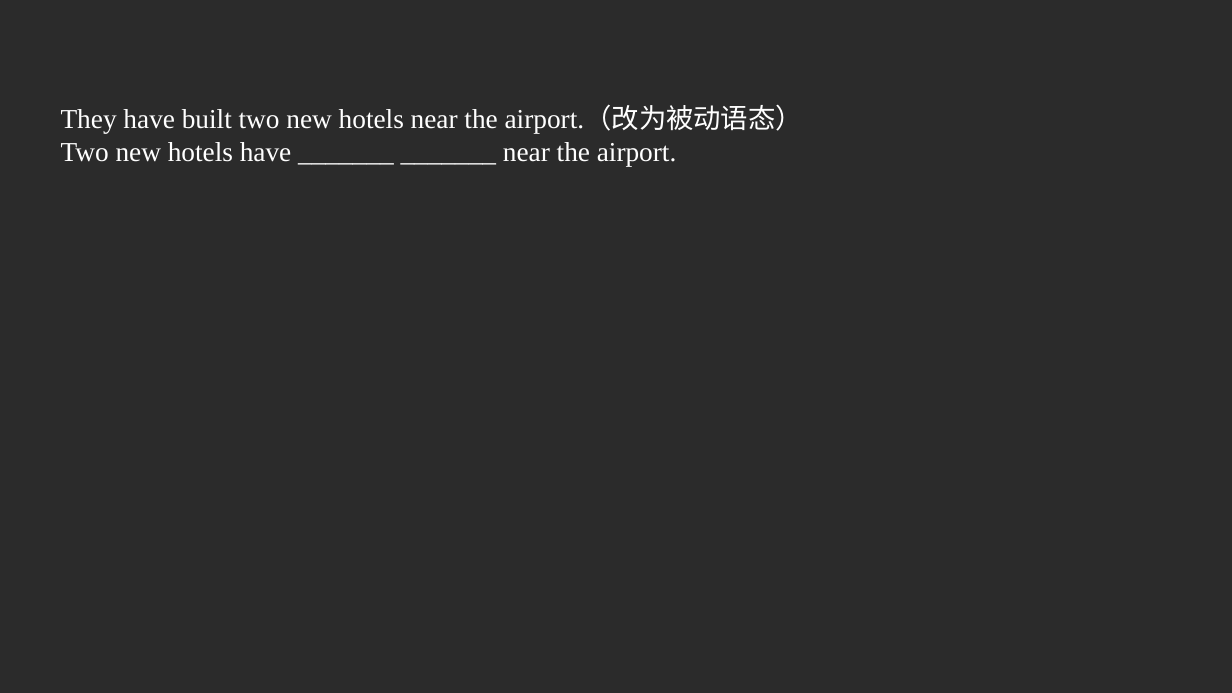
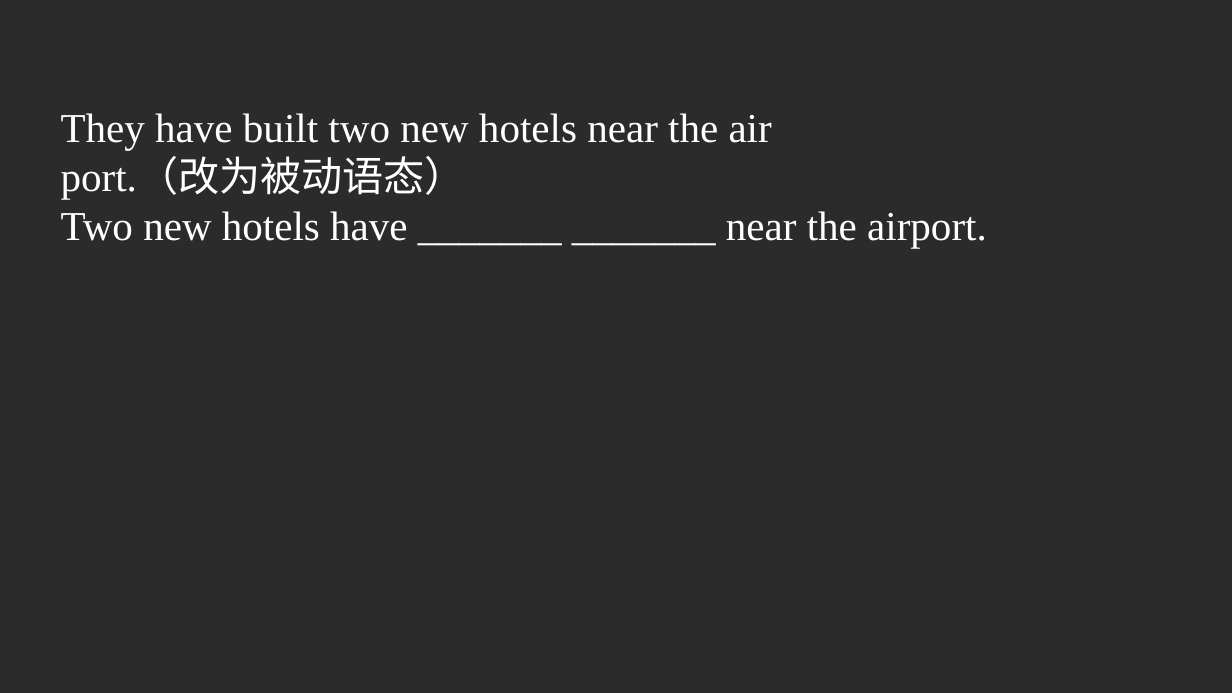
Before and after one commit to evan-gyy/XQFTools, a slide deck: slide 70 of PaperExport/exe/dist/13、2019杨浦二模.pptx. Drawn at 1232x693 pixels with LibreOffice and Linux fonts; fonts in the diff are those of the drawing; background and template pictures are left out; a plain dark background stands for a picture behind light text. Boxes give left, top, right and bottom in pixels: in the first picture for what was removed or moved away, otherwise in the second. Text is boxed around its words. In the diff, an @@ line names an element or a change of style, - is before the commit and + after.

Commit message:
update: text size of PPT auto-modified

```diff
--- a/PaperExport/exe/dist/13、2019杨浦二模.pptx
+++ b/PaperExport/exe/dist/13、2019杨浦二模.pptx
@@ text at (61,113,987,248): text changed; size 16 to 24 pt @@
-They have built two new hotels near the airport.（改为被动语态）
-Two new hotels have _______ _______ near the airport.
+They have built two new hotels near the air
+port.（改为被动语态）
+Two new hotels have _______ _______ near the airport.
```
Also in this commit, not shown: 35 other slides changed, 15 other files.
